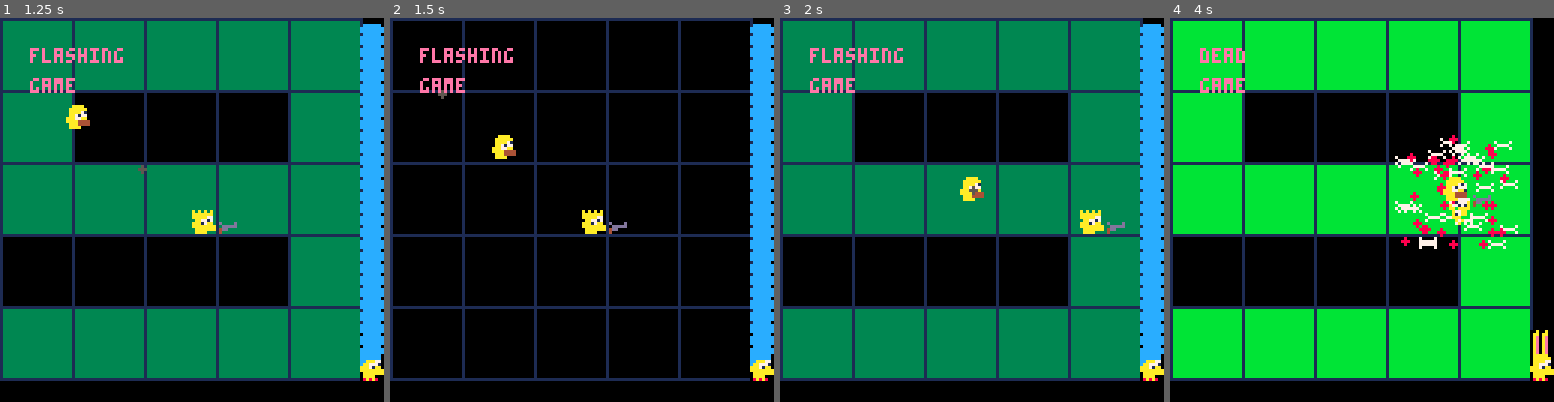
Above: before the commit, frames 1-4 (left to right).
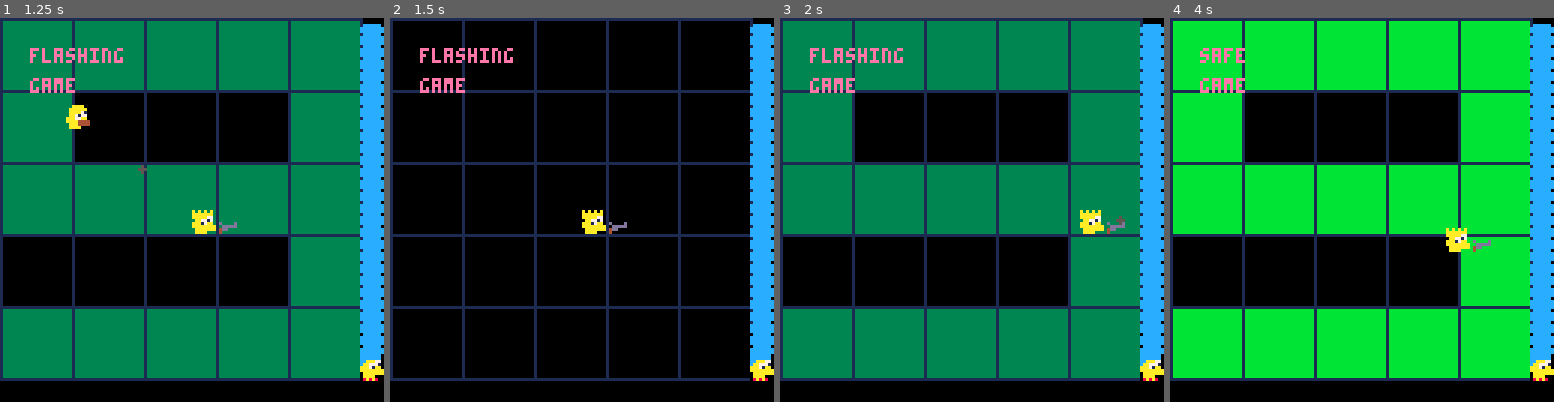
Above: after the commit, the same moments.

Repository: twright1999/gmtk_2026
Game: PICO-8 cartridge main.p8
The game is run twice, just before and just after one commit, with the same random seed, the same clock (stepped at 60 frames per second) and the same inputs.
Inputs:
- Up to frame 1 (1.25 s): tap X (X key) at 0.33, 1.07 s; tap O (Z key) at 0.7 s
- Up to frame 2 (1.5 s): no input
- Up to frame 3 (2 s): hold Right from 1.6 s (still down); tap O (Z key) at 1.7 s; tap X (X key) at 1.85 s
- Up to frame 4 (4 s): release Right at 2.1 s; tap O (Z key) every 0.4 s from 2.1 to 3.7 s; hold Up 2.15-2.42 s; hold Right 2.47-3.03 s; tap X (X key) at 2.97 s; hold Left 3.08-3.58 s; hold Down 3.63-3.97 s

Frame 1 is identical in both runs. In frame 2, 0.3% of the frame differs, in the area x 12-33%, y 18-37%; in frame 3, 0.3%; in frame 4, 8.3%, in the area x 7-100%, y 1-91%.

Commit message:
homer can die now

Diff:
--- a/main.p8
+++ b/main.p8
@@ -305,6 +305,14 @@
                 del(bullets, b)
             else
                 b:update()
+                for h in all(evil_homers) do
+                    if bullet_hit_homer(h, b) then
+                        del(bullets, b)
+                        del(evil_homers, h)
+
+                        sfx(1)
+                    end
+                end
             end
         end
 
@@ -422,6 +430,13 @@
 function homer_hit_bart(h)
     local dx = pos_x - h.x
     local dy = pos_y - h.y
+
+    return dx*dx + dy*dy < 36 -- radius of 6 pixels
+end
+
+function bullet_hit_homer(h, b)
+    local dx = b.x - h.x
+    local dy = b.y - h.y
 
     return dx*dx + dy*dy < 36 -- radius of 6 pixels
 end
